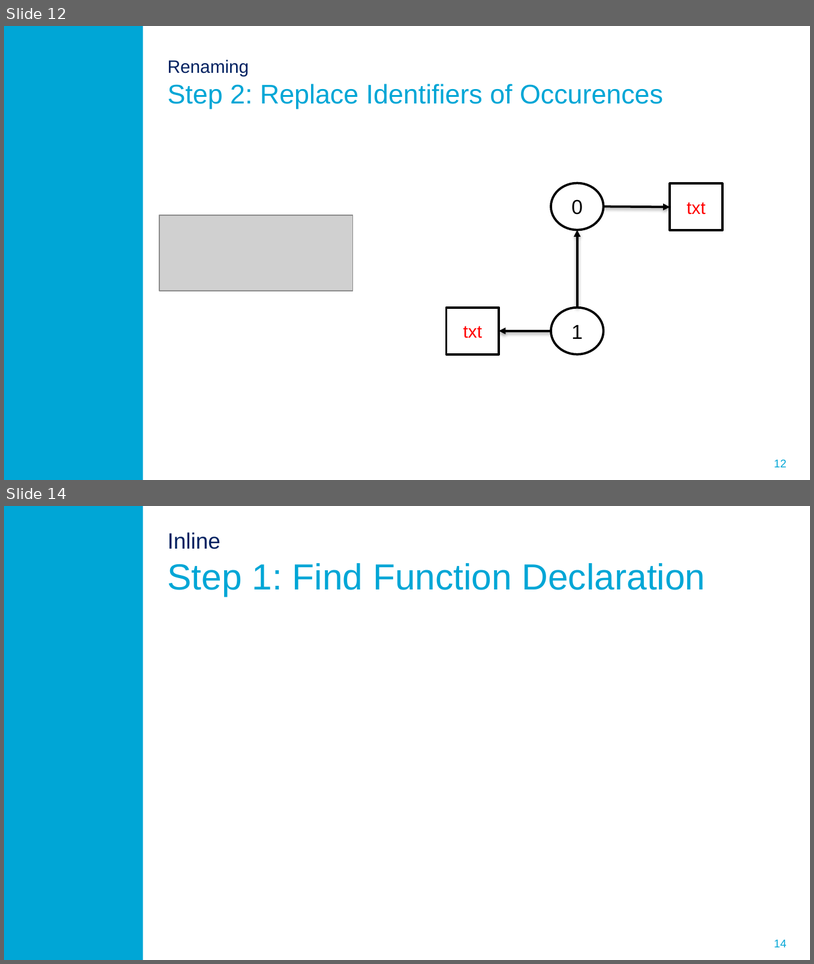
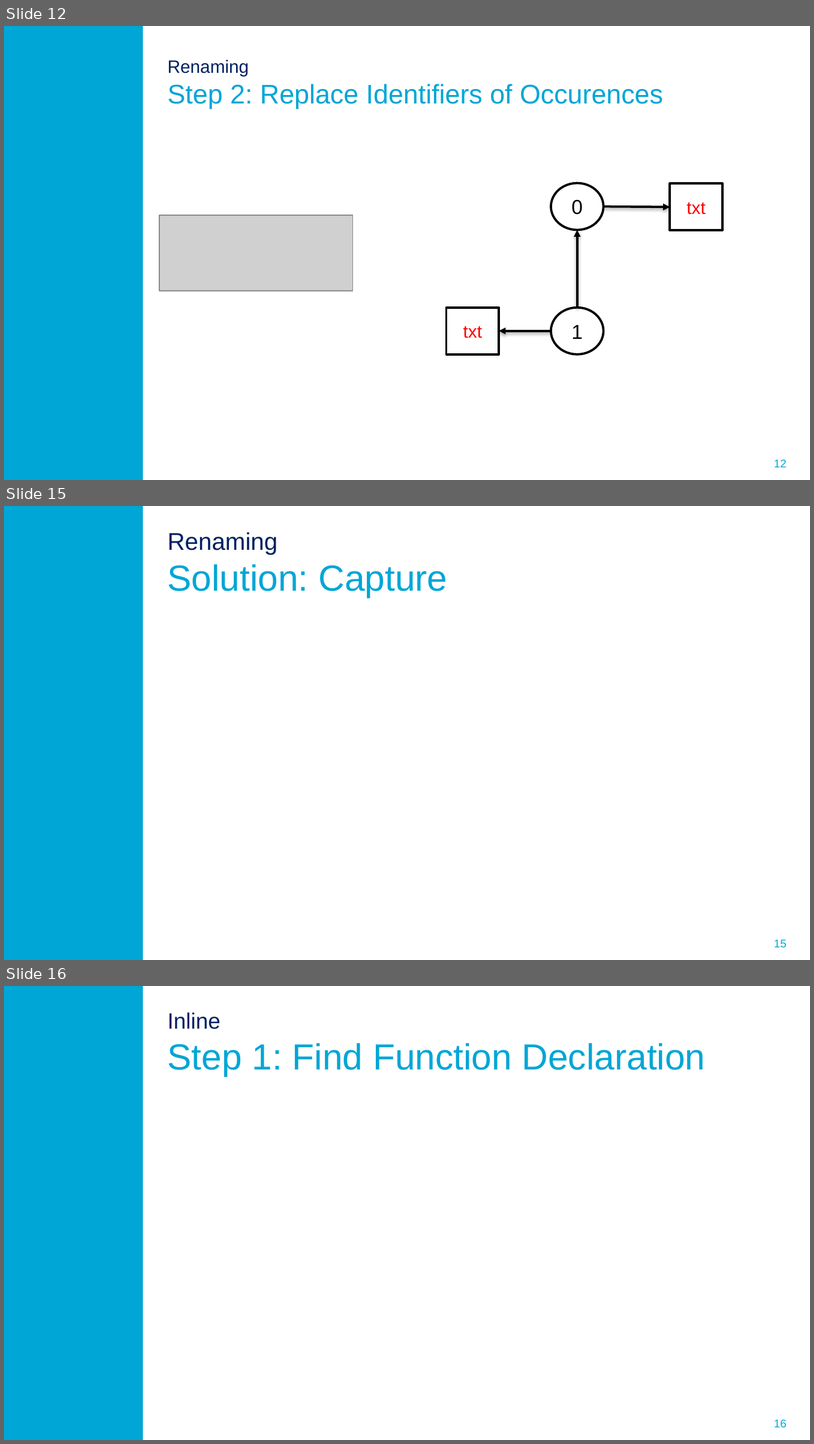
Before and after one commit to ProMisDev/metaborg-tiger, a slide deck: presentation/Misteli_Refactoring_in_Spoofax.pptx. Shown one above the other, each under a label of ours: slides 12 and 14 before the commit, slides 12, 15 and 16 after it; the slides between them are not shown. The pictures are 814x964 and 814x1444 pixels, drawn with LibreOffice and Linux fonts; fonts in the diff are those of the drawing; grey boxes stand for pictures; background and template pictures are left out. Boxes give left, top, right and bottom in pixels: in the first picture for what was removed or moved away, otherwise in the second. Text is boxed around its words. In the diff, an @@ line names an element or a change of style, - is before the commit and + after.

```diff
--- a/presentation/Misteli_Refactoring_in_Spoofax.pptx
+++ b/presentation/Misteli_Refactoring_in_Spoofax.pptx
@@ slide 15 added at (x1=4, y1=506, x2=810, y2=960), background #FFFFFF; not listed: 2 template elements that a slide beside it also shows @@
@@ title added at (x1=168, y1=532, x2=447, y2=597), 32.4 pt, text #00A6D6 @@
+Renaming
+Solution: Capture
@@ what was slide 14 is now slide 16 @@
@@ page number at (x1=774, y1=1419, x2=787, y2=1428): text changed @@
-14
+16
```
Also in this commit, not shown: 1 slide changed, 6 other slides added.
